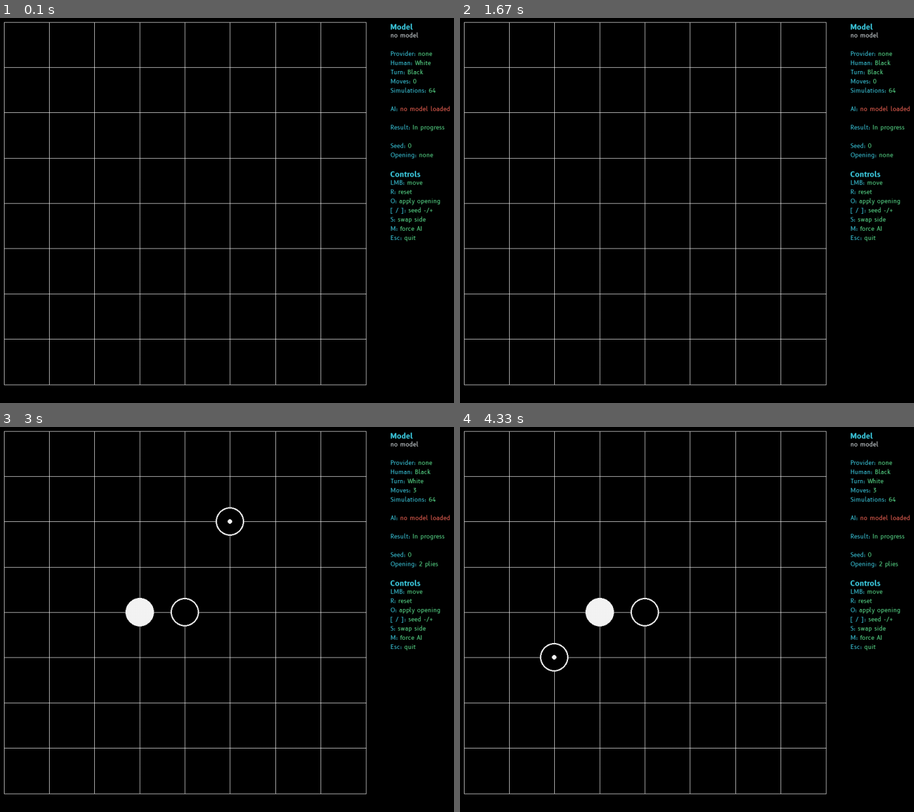
Above: before the commit, frames 1-4 (two rows, left to right).
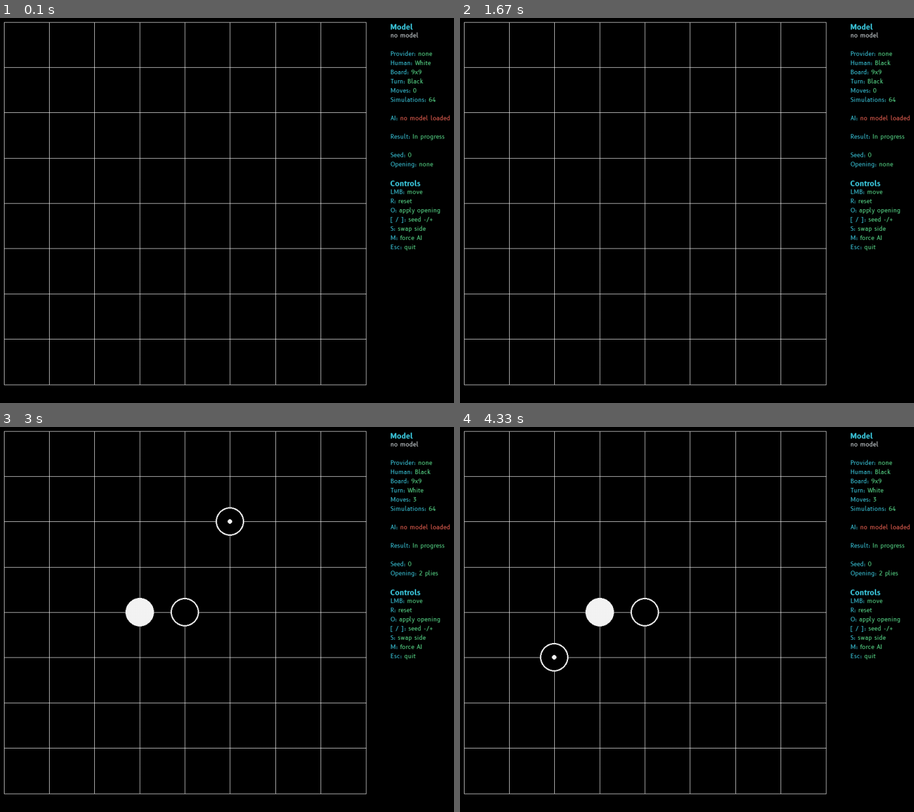
Above: after the commit, the same moments.

Repository: sebastianrcnt/coolrl
Game: pygame game, started from src/coolrl/omok/gui.py
The game is run twice, just before and just after one commit, with the same random seed, the same clock (stepped at 60 frames per second) and the same inputs.
Inputs (mouse positions are in pixels of both pictures, inside the frame that each line leads up to):
- Up to frame 1 (0.1 s): no input
- Up to frame 2 (1.67 s): hold O 0.33-0.8 s; tap  at 0.83, 1.17 s; tap S at 1.5 s
- Up to frame 3 (3 s): click (281, 465) at 1.88 s; hold O 2.17-2.63 s; click (249, 538) at 2.72 s
- Up to frame 4 (4.33 s): tap O at 3.5 s; click (537, 654) at 3.88 s

The runs differ from the first frame. In frame 1, 1.4% of the frame differs, in the area x 85-100%, y 13-61%; in frame 2, 1.4%; in frame 3, 1.4%; in frame 4, 1.4%.

Commit message:
Make Omok Python path board-size aware

Diff:
--- a/src/coolrl/omok/__init__.py
+++ b/src/coolrl/omok/__init__.py
@@ -1 +1 @@
-"""9x9 Omok self-play reinforcement learning package."""
+"""Omok self-play reinforcement learning package."""
--- a/src/coolrl/omok/board.py
+++ b/src/coolrl/omok/board.py
@@ -20,12 +20,16 @@
     terminal: bool = False
 
     def __post_init__(self) -> None:
-        if self.board_size != 9:
-            raise ValueError("coolrl.omok is intentionally fixed to 9x9")
+        self.board_size = int(self.board_size)
+        if self.board_size < 5:
+            raise ValueError("board_size must be at least 5")
         if self.board is None:
             self.board = np.zeros((self.board_size, self.board_size), dtype=np.int8)
         else:
             self.board = np.asarray(self.board, dtype=np.int8)
+            expected_shape = (self.board_size, self.board_size)
+            if self.board.shape != expected_shape:
+                raise ValueError(f"board shape must be {expected_shape}, got {self.board.shape}")
 
     @property
     def action_size(self) -> int:
--- a/src/coolrl/omok/cmcts_wrapper.py
+++ b/src/coolrl/omok/cmcts_wrapper.py
@@ -13,6 +13,16 @@
 
 ACTION_SIZE = 81
 FEATURE_STRIDE = 4 * ACTION_SIZE
+SUPPORTED_BOARD_SIZE = 9
+
+
+def _require_supported_states(states: list[GameState]) -> None:
+    for state in states:
+        if state.board_size != SUPPORTED_BOARD_SIZE:
+            raise ValueError(
+                "C MCTS backend currently supports only 9x9 positions; "
+                f"got {state.board_size}x{state.board_size}"
+            )
 
 
 def _load_library() -> ctypes.CDLL:
@@ -174,6 +184,7 @@
         roots: list[TreeNode | None] | None = None,
         leaves_per_batch: int = 1,
     ) -> list[SearchResult]:
+        _require_supported_states(states)
         if roots is None:
             roots = [None] * len(states)
         if len(roots) != len(states):
--- a/src/coolrl/omok/config.py
+++ b/src/coolrl/omok/config.py
@@ -14,8 +14,9 @@
     exactly_five: bool = False
 
     def __post_init__(self) -> None:
-        if self.board_size != 9:
-            raise ValueError("only 9x9 Omok is supported in coolrl.omok")
+        self.board_size = int(self.board_size)
+        if self.board_size < 5:
+            raise ValueError("rules.board_size must be at least 5")
 
 
 @dataclass(slots=True)
@@ -115,7 +116,7 @@
 
 @dataclass(slots=True)
 class RunConfig:
-    experiment_name: str = "omok_9x9"
+    experiment_name: str = "omok"
     seed: int = 17
     max_hours: float | None = None
     max_iterations: int | None = None
@@ -150,7 +151,7 @@
     raw_max_hours = cfg.get("max_hours", None)
     raw_max_iterations = cfg.get("max_iterations", None)
     return RunConfig(
-        experiment_name=str(cfg.get("experiment_name", "omok_9x9")),
+        experiment_name=str(cfg.get("experiment_name", "omok")),
         seed=int(cfg.get("seed", 17)),
         max_hours=None if raw_max_hours is None else float(raw_max_hours),
         max_iterations=None if raw_max_iterations is None else int(raw_max_iterations),
--- a/src/coolrl/omok/features.py
+++ b/src/coolrl/omok/features.py
@@ -9,6 +9,9 @@
     if not states:
         raise ValueError("states must not be empty")
     board_size = states[0].board_size
+    for state in states:
+        if state.board_size != board_size:
+            raise ValueError("all states in a feature batch must use the same board_size")
     boards = np.stack([state.board for state in states], axis=0).astype(np.int8, copy=False)
     to_play = np.fromiter((state.to_play for state in states), dtype=np.int8, count=len(states))
     last_actions = np.fromiter(
@@ -29,6 +32,10 @@
         raise ValueError("boards must have shape [batch, board_size, board_size]")
     if board_size is None:
         board_size = int(boards.shape[-1])
+    if boards.shape[-2:] != (board_size, board_size):
+        raise ValueError(
+            f"boards must have square shape [batch, {board_size}, {board_size}], got {boards.shape}"
+        )
 
     own = (boards == to_play[:, None, None]).astype(np.float32, copy=False)
     opp = (boards == -to_play[:, None, None]).astype(np.float32, copy=False)
--- a/src/coolrl/omok/gui.py
+++ b/src/coolrl/omok/gui.py
@@ -18,7 +18,6 @@
 from .openings import sample_balanced_openings
 
 
-BOARD_SIZE = 9
 C_PUCT = 1.0
 LEAVES_PER_BATCH = 8
 
@@ -60,6 +59,11 @@
     def evaluate(self, states: list[GameState]) -> tuple[np.ndarray, np.ndarray]:
         features = np.ascontiguousarray(states_to_feature_planes(states))
         logits, values = self.session.run(None, {self.input_name: features})
+        expected_actions = states[0].action_size
+        if logits.shape[-1] != expected_actions:
+            raise ValueError(
+                f"model policy size {logits.shape[-1]} does not match board action size {expected_actions}"
+            )
         return _softmax(logits).astype(np.float32), values.astype(np.float32)
 
 
@@ -69,9 +73,11 @@
         model_path: str | None,
         device: str,
         simulations: int,
+        board_size: int = 9,
         human_color: int = -1,
         seed: int = 0,
     ) -> None:
+        self.board_size = int(board_size)
         self.model_path = model_path
         self.simulations = simulations
         self.evaluator: OnnxEvaluator | None = None
@@ -79,7 +85,7 @@
         if model_path:
             self.evaluator = OnnxEvaluator(model_path, device)
             self.provider = self.evaluator.provider
-        self.state = GameState(BOARD_SIZE, False)
+        self.state = GameState(self.board_size, False)
         self.current_opening: list[int] = []
         self.position_version = 0
         self.ai_executor = ThreadPoolExecutor(max_workers=1, thread_name_prefix="omok-ai")
@@ -90,7 +96,7 @@
         self.seed = int(seed)
 
         pygame.init()
-        pygame.display.set_caption("coolrl 9x9 Omok")
+        pygame.display.set_caption(f"coolrl {self.board_size}x{self.board_size} Omok")
         flags = pygame.RESIZABLE | pygame.DOUBLEBUF | pygame.SCALED
         self.screen = pygame.display.set_mode(DEFAULT_WINDOW_SIZE, flags, vsync=1)
         self.clock = pygame.time.Clock()
@@ -132,16 +138,16 @@
             sidebar_y = board_y + self.board_px + margin
             self.sidebar_width = max(220, width - margin * 2)
 
-        self.cell = self.board_px / (BOARD_SIZE - 1)
+        self.cell = self.board_px / (self.board_size - 1)
         self.board_origin = (int(board_x), int(board_y))
         self.sidebar_origin = (int(sidebar_x), int(sidebar_y))
 
     def _reset_state(self, apply_opening: bool) -> None:
-        self.state = GameState(BOARD_SIZE, False)
+        self.state = GameState(self.board_size, False)
         self.current_opening = []
         if apply_opening:
             rng = random.Random(self.seed)
-            openings = sample_balanced_openings(BOARD_SIZE, 32, rng)
+            openings = sample_balanced_openings(self.board_size, 32, rng)
             if openings:
                 for action in openings[0]:
                     if self.state.terminal:
@@ -320,14 +326,14 @@
         black = (0, 0, 0)
         white = (245, 245, 245)
 
-        for i in range(BOARD_SIZE):
+        for i in range(self.board_size):
             x = int(ox + i * self.cell)
             y = int(oy + i * self.cell)
             pygame.draw.line(self.screen, white, (ox, y), (board_end_x, y), 1)
             pygame.draw.line(self.screen, white, (x, oy), (x, board_end_y), 1)
 
-        for row in range(BOARD_SIZE):
-            for col in range(BOARD_SIZE):
+        for row in range(self.board_size):
+            for col in range(self.board_size):
                 stone = self.state.board[row, col]
                 if stone == 0:
                     continue
@@ -340,7 +346,7 @@
                     pygame.draw.circle(self.screen, white, (x, y), stone_radius)
 
         if self.state.last_action is not None:
-            row, col = divmod(self.state.last_action, BOARD_SIZE)
+            row, col = divmod(self.state.last_action, self.board_size)
             x = int(ox + col * self.cell)
             y = int(oy + row * self.cell)
             marker = black if self.state.board[row, col] == -1 else white
@@ -355,6 +361,7 @@
             "",
             f"Provider: {self.provider}",
             f"Human: {'Black' if self.human_color == 1 else 'White'}",
+            f"Board: {self.board_size}x{self.board_size}",
             f"Turn: {'Black' if self.state.to_play == 1 else 'White'}",
             f"Moves: {self.state.move_count}",
             f"Simulations: {self.simulations}",
@@ -470,14 +477,14 @@
             return None
         col = round((x - ox) / self.cell)
         row = round((y - oy) / self.cell)
-        if not (0 <= row < BOARD_SIZE and 0 <= col < BOARD_SIZE):
+        if not (0 <= row < self.board_size and 0 <= col < self.board_size):
             return None
-        return row * BOARD_SIZE + col
+        return row * self.board_size + col
 
 
 def build_argparser() -> argparse.ArgumentParser:
     parser = argparse.ArgumentParser(
-        description="coolrl Omok: play against a trained AI on a 9×9 board.",
+        description="coolrl Omok: play against a trained AI.",
         formatter_class=argparse.ArgumentDefaultsHelpFormatter,
     )
     parser.add_argument(
@@ -504,6 +511,13 @@
              "Higher values improve move quality but increase think time.",
     )
     parser.add_argument(
+        "--board-size",
+        type=int,
+        default=9,
+        metavar="N",
+        help="Board size used by the ONNX model and local game state.",
+    )
+    parser.add_argument(
         "--human-color",
         type=str,
         default="white",
@@ -528,6 +542,7 @@
         model_path=args.model,
         device=args.device,
         simulations=args.simulations,
+        board_size=args.board_size,
         human_color=human_color,
         seed=args.seed,
     )
--- a/src/coolrl/omok/plot_metrics.py
+++ b/src/coolrl/omok/plot_metrics.py
@@ -8,9 +8,6 @@
 import matplotlib.pyplot as plt
 import matplotlib.ticker as ticker
 import numpy as np
-
-
-UNIFORM_POLICY_ENTROPY_9X9 = float(np.log(81))
 
 
 def load_metrics(path: Path) -> list[dict]:
@@ -38,6 +35,29 @@
             without_iteration.append(row)
 
     return without_iteration + [by_iteration[i] for i in sorted(by_iteration)]
+
+
+def infer_board_size(rows: Sequence[dict], metrics_path: Path) -> int:
+    for row in reversed(rows):
+        raw = row.get("board_size")
+        if raw is not None:
+            return int(raw)
+
+    for sidecar_name in ("latest.json", "best.json", "iter_0000.json"):
+        sidecar_path = metrics_path.parent / sidecar_name
+        if not sidecar_path.exists():
+            continue
+        try:
+            payload = json.loads(sidecar_path.read_text(encoding="utf-8"))
+        except json.JSONDecodeError:
+            continue
+        config = payload.get("config", {})
+        rules = config.get("rules", {})
+        raw = rules.get("board_size")
+        if raw is not None:
+            return int(raw)
+
+    return 9
 
 
 def field(rows: Sequence[dict], key: str, default: float = float("nan")) -> list[float]:
@@ -142,6 +162,8 @@
     iters = field(rows, "iteration")
     elapsed = field(rows, "elapsed_hours", 0.0)
     t_iters = field(trained, "iteration")
+    board_size = infer_board_size(rows, metrics_path)
+    uniform_policy_entropy = float(np.log(board_size * board_size))
 
     best_iter = rows[-1].get("best_iteration", 0)
     best_win_rate = rows[-1].get("best_arena_win_rate", 0.0)
@@ -163,7 +185,13 @@
 
     ax = axes[1]
     plot_curve(ax, t_iters, field(trained, "policy_loss"), color="darkorange", linewidth=1.5, label="policy")
-    ax.axhline(UNIFORM_POLICY_ENTROPY_9X9, color="gray", linestyle="--", linewidth=0.8, label="uniform ln(81)")
+    ax.axhline(
+        uniform_policy_entropy,
+        color="gray",
+        linestyle="--",
+        linewidth=0.8,
+        label=f"uniform ln({board_size * board_size})",
+    )
     ax.set_title("Policy Loss")
     ax.set_xlabel("iteration")
     ax.legend(fontsize=8)
--- a/src/coolrl/omok/rmcts_wrapper.py
+++ b/src/coolrl/omok/rmcts_wrapper.py
@@ -13,6 +13,16 @@
 
 ACTION_SIZE = 81
 FEATURE_STRIDE = 4 * ACTION_SIZE
+SUPPORTED_BOARD_SIZE = 9
+
+
+def _require_supported_states(states: list[GameState]) -> None:
+    for state in states:
+        if state.board_size != SUPPORTED_BOARD_SIZE:
+            raise ValueError(
+                "Rust MCTS backend currently supports only 9x9 positions; "
+                f"got {state.board_size}x{state.board_size}"
+            )
 _TREE_P = ctypes.c_void_p
 _TREE_ARRAY = np.ctypeslib.ndpointer(dtype=np.uintp, ndim=1, flags="C_CONTIGUOUS")
 _FLOAT_ARRAY = np.ctypeslib.ndpointer(dtype=np.float32, flags="C_CONTIGUOUS")
@@ -191,6 +201,7 @@
         roots: list[TreeNode | None] | None = None,
         leaves_per_batch: int = 1,
     ) -> list[SearchResult]:
+        _require_supported_states(states)
         if len(temperature) != len(states):
             raise ValueError("temperature and states must have the same length")
         if roots is None:
--- a/src/coolrl/omok/torch_network.py
+++ b/src/coolrl/omok/torch_network.py
@@ -51,9 +51,12 @@
 class PolicyValueNet(torch_nn.Module):
     def __init__(self, board_size: int, cfg: NetworkConfig) -> None:
         super().__init__()
-        if board_size != 9:
-            raise ValueError("PolicyValueNet is fixed to 9x9")
+        board_size = int(board_size)
+        if board_size < 5:
+            raise ValueError("board_size must be at least 5")
+        self.board_size = board_size
         action_size = board_size * board_size
+        self.action_size = action_size
         channels = cfg.channels
 
         self.stem_conv = torch_nn.Conv2d(cfg.input_planes, channels, kernel_size=3, padding=1, bias=False)
@@ -72,6 +75,11 @@
         self.value_fc2 = torch_nn.Linear(cfg.value_hidden, 1)
 
     def forward(self, x: torch.Tensor) -> tuple[torch.Tensor, torch.Tensor]:
+        if x.shape[-2:] != (self.board_size, self.board_size):
+            raise ValueError(
+                f"expected input spatial shape {(self.board_size, self.board_size)}, "
+                f"got {tuple(x.shape[-2:])}"
+            )
         x = torch_f.relu(self.stem_bn(self.stem_conv(x)))
         for block in self.tower:
             x = block(x)
--- a/src/coolrl/omok/train.py
+++ b/src/coolrl/omok/train.py
@@ -189,7 +189,9 @@
 
     def run(self) -> None:
         logger.info(
-            "Starting 9x9 Omok RL: experiment={} device={} checkpoint_dir={}",
+            "Starting {}x{} Omok RL: experiment={} device={} checkpoint_dir={}",
+            self.config.rules.board_size,
+            self.config.rules.board_size,
             self.config.experiment_name,
             self.device,
             self.checkpoint_dir,
@@ -253,6 +255,7 @@
                 "iteration": self.iteration,
                 "elapsed_hours": round(self.elapsed_hours, 4),
                 "status": status,
+                "board_size": self.config.rules.board_size,
                 "simulations": simulations,
                 "evaluator_backend": self.config.selfplay.evaluator_backend,
                 "best_iteration": self.best_iteration,
@@ -1091,7 +1094,7 @@
 
 
 def build_argparser() -> argparse.ArgumentParser:
-    parser = argparse.ArgumentParser(description="Train a 9x9 Omok policy/value agent with PyTorch.")
+    parser = argparse.ArgumentParser(description="Train an Omok policy/value agent with PyTorch.")
     parser.add_argument("--config", type=str, default="configs/omok_quick.yaml")
     parser.add_argument("--resume", type=str, default=None)
     parser.add_argument("--max-hours", type=float, default=None)
--- /dev/null
+++ b/tests/omok/test_board_size.py
@@ -0,0 +1,66 @@
+from __future__ import annotations
+
+import numpy as np
+import pytest
+import torch
+
+from coolrl.omok.board import GameState
+from coolrl.omok.config import NetworkConfig, config_from_dict
+from coolrl.omok.features import states_to_feature_planes
+from coolrl.omok.mcts import MCTS
+from coolrl.omok.torch_network import PolicyValueNet
+
+
+class UniformEvaluator:
+    def evaluate(self, states: list[GameState]) -> tuple[np.ndarray, np.ndarray]:
+        action_size = states[0].action_size
+        priors = np.zeros((len(states), action_size), dtype=np.float32)
+        values = np.zeros((len(states),), dtype=np.float32)
+        for index, state in enumerate(states):
+            legal = state.legal_moves()
+            priors[index, legal] = 1.0
+            priors[index] /= np.clip(priors[index].sum(), 1.0e-8, None)
+        return priors, values
+
+
+@pytest.mark.parametrize("board_size", (9, 13, 15))
+def test_game_state_features_and_network_shapes(board_size: int) -> None:
+    state = GameState(board_size=board_size)
+    state.apply_action((board_size // 2) * board_size + board_size // 2)
+
+    assert state.legal_moves().shape == (board_size * board_size,)
+    assert state.feature_planes().shape == (4, board_size, board_size)
+    assert states_to_feature_planes([state]).shape == (1, 4, board_size, board_size)
+
+    model = PolicyValueNet(board_size, NetworkConfig(channels=8, blocks=1, value_hidden=16))
+    model.eval()
+    with torch.inference_mode():
+        policy, value = model(torch.zeros(2, 4, board_size, board_size))
+
+    assert policy.shape == (2, board_size * board_size)
+    assert value.shape == (2,)
+
+
+@pytest.mark.parametrize("board_size", (9, 13, 15))
+def test_python_mcts_policy_shape_tracks_board_size(board_size: int) -> None:
+    search = MCTS(
+        c_puct=1.25,
+        dirichlet_alpha=0.0,
+        dirichlet_epsilon=0.0,
+        evaluator=UniformEvaluator(),
+    )
+    result = search.search_batch(
+        [GameState(board_size=board_size)],
+        num_simulations=2,
+        temperature=[0.0],
+        add_noise=False,
+    )[0]
+
+    assert 0 <= result.action < board_size * board_size
+    assert result.visit_policy.shape == (board_size * board_size,)
+
+
+def test_config_accepts_non_nine_board_size() -> None:
+    config = config_from_dict({"rules": {"board_size": 15}})
+
+    assert config.rules.board_size == 15
--- a/tests/omok/test_mcts_backends_parity.py
+++ b/tests/omok/test_mcts_backends_parity.py
@@ -200,9 +200,14 @@
         self.value = float(value)
 
     def evaluate(self, states: list[GameState]) -> tuple[np.ndarray, np.ndarray]:
-        priors = np.zeros((len(states), 81), dtype=np.float32)
+        if not states:
+            raise ValueError("states must not be empty")
+        action_size = states[0].action_size
+        priors = np.zeros((len(states), action_size), dtype=np.float32)
         values = np.full((len(states),), self.value, dtype=np.float32)
         for idx, state in enumerate(states):
+            if state.action_size != action_size:
+                raise ValueError("mixed action sizes are not supported")
             legal = state.legal_moves()
             priors[idx, legal] = 1.0e-3
             if 0 <= self.preferred_action < legal.size and legal[self.preferred_action]:
@@ -211,13 +216,14 @@
         return priors, values
 
     def evaluate_features(self, features: np.ndarray) -> tuple[np.ndarray, np.ndarray]:
-        if features.ndim != 4 or features.shape[1:] != (4, 9, 9):
+        if features.ndim != 4 or features.shape[1] != 4 or features.shape[2] != features.shape[3]:
             raise ValueError(f"unexpected feature shape: {features.shape}")
 
+        action_size = features.shape[2] * features.shape[3]
         occupied = (features[:, 0] + features[:, 1]) > 0.5
         legal = (~occupied).reshape(features.shape[0], -1)
 
-        priors = np.zeros((features.shape[0], 81), dtype=np.float32)
+        priors = np.zeros((features.shape[0], action_size), dtype=np.float32)
         priors[legal] = 1.0e-3
         for idx in range(features.shape[0]):
             if 0 <= self.preferred_action < legal.shape[1] and legal[idx, self.preferred_action]:
Not shown, changed: src/coolrl/omok/web/index.html
